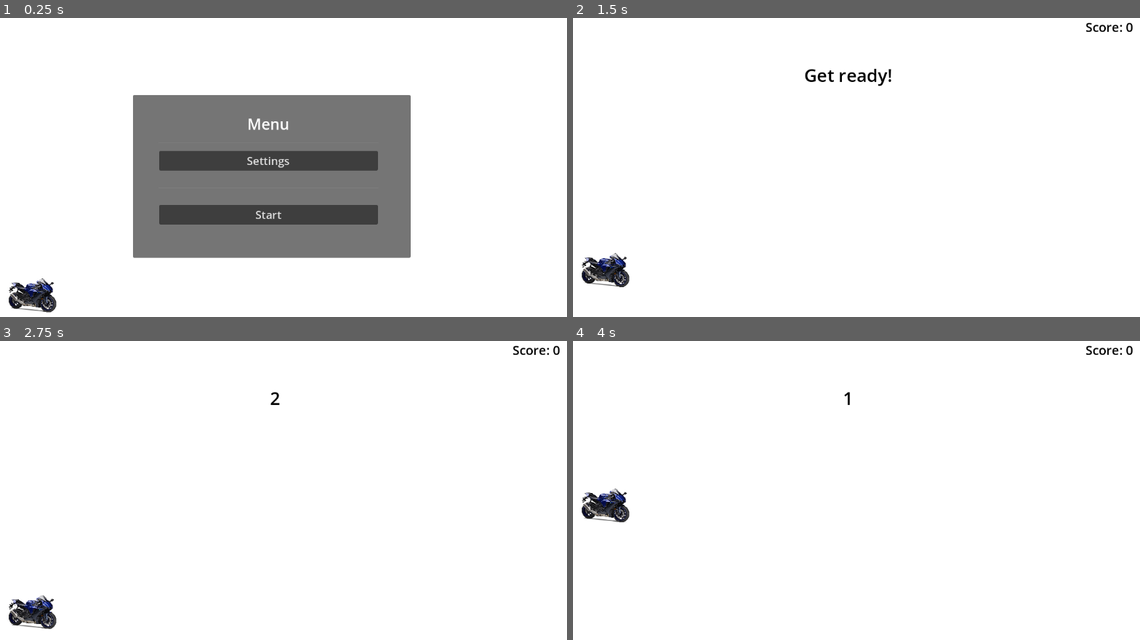
Above: before the commit, frames 1-4 (two rows, left to right).
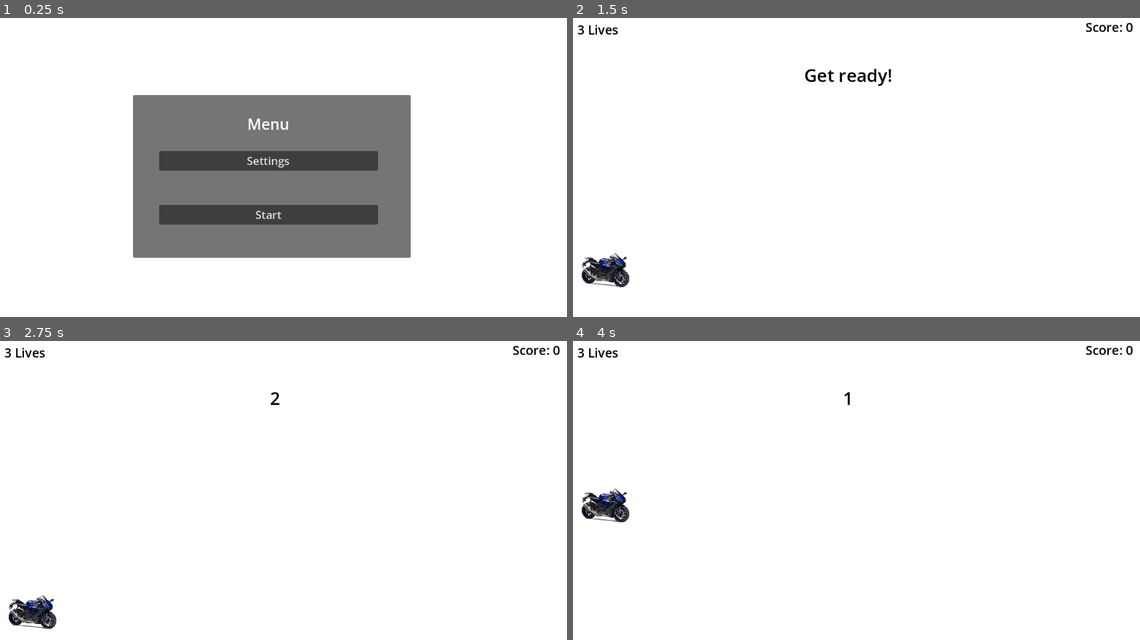
Above: after the commit, the same moments.

Repository: zino212/godot-game-creation
Game: Godot game, scene res://main.tscn
The game is run twice, just before and just after one commit, with the same random seed, the same clock (stepped at 60 frames per second) and the same inputs.
Inputs:
- Up to frame 1 (0.25 s): no input
- Up to frame 2 (1.5 s): click "Start" at 0.5 s; tap Enter at 1.25 s; hold Up (move_up) from 1.28 s (still down)
- Up to frame 3 (2.75 s): release Up (move_up) at 2.03 s; hold Down (move_down) from 2.03 s (still down)
- Up to frame 4 (4 s): release Down (move_down) at 2.78 s; hold Up (move_up) from 2.78 s (still down)

The runs differ from the first frame. In frame 1, 0.7% of the frame differs, in the area x 1-10%, y 87-99%; in frame 2, 0.1%; in frame 3, 0.1%; in frame 4, 0.1%.

Commit message:
Add lives and lose condition

Diff:
--- a/Player.gd
+++ b/Player.gd
@@ -1,4 +1,5 @@
 extends Area2D
+signal hit
 
 @export var speed = 400
 var screen_size
@@ -16,3 +17,7 @@
 
 	position += velocity * delta
 	position.y = clamp(position.y, screen_size.y/2, screen_size.y - 100)
+
+
+func _on_body_entered(body):
+	hit.emit()
--- a/Player.tscn
+++ b/Player.tscn
@@ -19,3 +19,5 @@
 [node name="CollisionShape2D" type="CollisionShape2D" parent="."]
 position = Vector2(47, 34)
 shape = SubResource("RectangleShape2D_6g4q3")
+
+[connection signal="body_entered" from="." to="." method="_on_body_entered"]
--- a/hud.gd
+++ b/hud.gd
@@ -17,14 +17,21 @@
 	get_tree().paused = false
 	start_game.emit()
 	$ScoreLabel.show()
+	$LifeLabel.show()
 
 func show_message(text):
 	$Message.text = text
 	$Message.show()
 	$MessageTimer.start()
 
+func hide_message():
+	$Message.hide()
+
 func update_score(score):
 	$ScoreLabel.text = "Score: " + str(score)
+
+func update_lives(lives):
+	$LifeLabel.text = str(lives) + " Lives"
 
 func push_escape():
 	if visible:
@@ -55,3 +62,10 @@
 	#OS.vsync_enabled = settings.vsync
 	$Settings.visible = false
 	$Menu.visible = true
+
+func show_game_over():
+	show_message("Game Over!")
+	await $MessageTimer.timeout
+
+	await get_tree().create_timer(1.0).timeout
+	$Menu.show()
--- a/hud.tscn
+++ b/hud.tscn
@@ -6,6 +6,19 @@
 [node name="HUD" type="CanvasLayer"]
 process_mode = 3
 script = ExtResource("1_brd2m")
+
+[node name="LifeLabel" type="Label" parent="."]
+visible = false
+offset_left = 12.0
+offset_top = 8.0
+offset_right = 142.0
+offset_bottom = 99.0
+theme_override_colors/font_color = Color(0, 0, 0, 1)
+theme_override_font_sizes/font_size = 25
+text = "Lives"
+horizontal_alignment = 1
+vertical_alignment = 1
+metadata/_edit_group_ = true
 
 [node name="ScoreLabel" type="Label" parent="."]
 visible = false
@@ -82,7 +95,6 @@
 offset_bottom = 503.0
 
 [node name="MessageTimer" type="Timer" parent="."]
-wait_time = 2.0
 one_shot = true
 
 [connection signal="pressed" from="Menu/VBoxContainer/Settings_Button" to="." method="show_settings"]
--- a/main.gd
+++ b/main.gd
@@ -2,22 +2,25 @@
 
 var obstacle_scene = preload("res://obstacle.tscn")
 var score
+var lives
 
 func _ready():
 	pass
 
 func _process(_delta):
-	if ($StartTimer.time_left >= 1) and ($StartTimer.time_left <= 4):
+	if ($StartTimer.time_left <= 4) and not ($StartTimer.time_left < 1):
 		$HUD.show_message(str(int($StartTimer.time_left)))
-	elif $StartTimer.time_left < 1:
+	elif ($StartTimer.time_left < 1) and not ($ScoreTimer.is_stopped()):
 		$HUD.show_message("")
-
 
 func new_game():
 	score = 0
+	lives = 3
 	get_tree().call_group("obstacles", "queue_free")
 	$HUD.update_score(score)
+	$HUD.update_lives(lives)
 	$HUD.show_message("Get ready!")
+	$Player.show()
 	$StartTimer.start()
 
 
@@ -51,3 +54,19 @@
 func _on_score_timer_timeout():
 	score += 1
 	$HUD.update_score(score)
+
+
+func _on_player_hit():
+	check_for_lives()
+
+func check_for_lives():
+	lives -= 1
+	$HUD.update_lives(lives)
+	if lives == 0:
+		game_over()
+
+func game_over():
+	$ScoreTimer.stop()
+	$ObstacleTimer.stop()
+	$HUD.show_game_over()
+	$Player.hide()
--- a/main.tscn
+++ b/main.tscn
@@ -21,6 +21,7 @@
 grow_vertical = 2
 
 [node name="Player" parent="." instance=ExtResource("1_aso1r")]
+visible = false
 
 [node name="StartTimer" type="Timer" parent="."]
 wait_time = 5.0
@@ -40,6 +41,7 @@
 
 [node name="HUD" parent="." instance=ExtResource("3_d3w67")]
 
+[connection signal="hit" from="Player" to="." method="_on_player_hit"]
 [connection signal="timeout" from="StartTimer" to="." method="_on_start_timer_timeout"]
 [connection signal="timeout" from="ScoreTimer" to="." method="_on_score_timer_timeout"]
 [connection signal="timeout" from="ObstacleTimer" to="." method="_on_obstacle_timer_timeout"]
Not shown, changed: README.md
